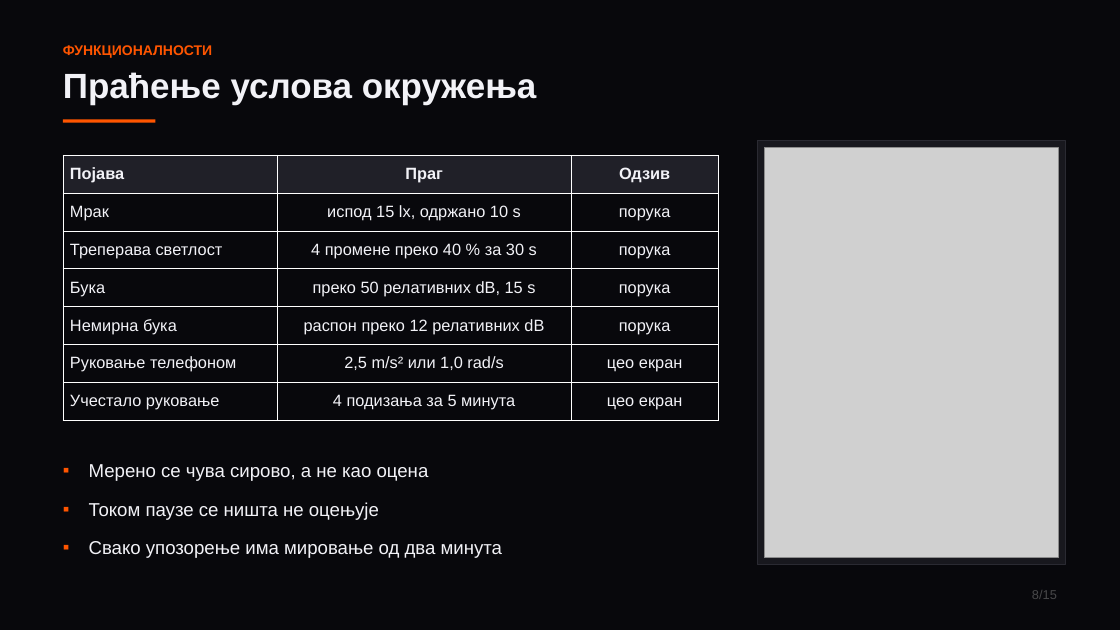
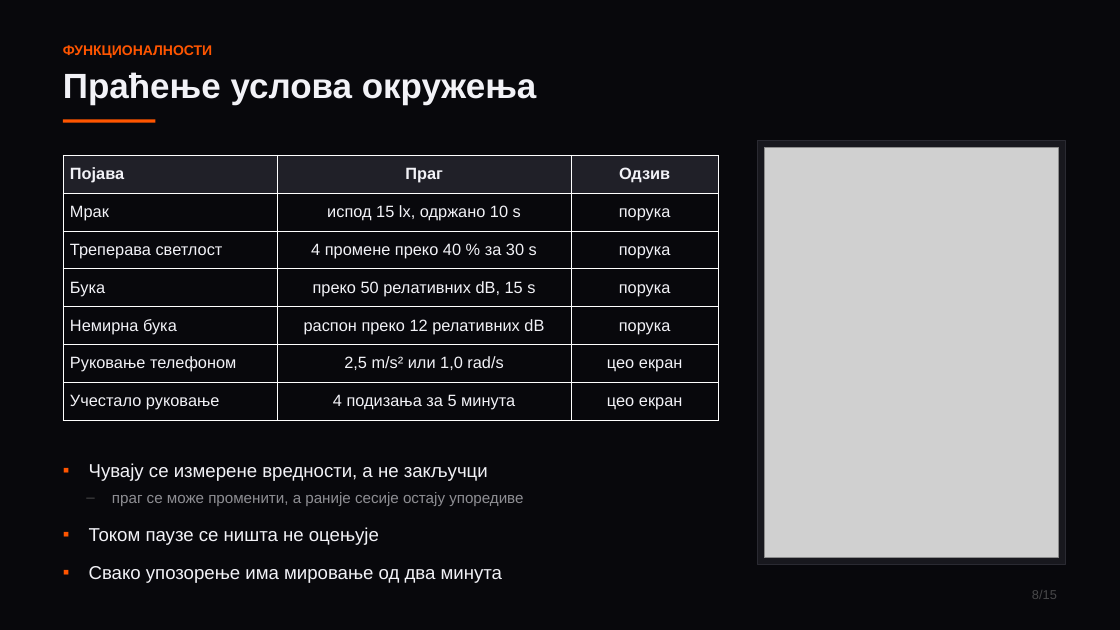
Before and after one commit to grabad1/pmu, a slide deck: slide 8 of rad/FocusGuard-prezentacija.pptx. Drawn at 1120x630 pixels with LibreOffice and Linux fonts; fonts in the diff are those of the drawing; grey boxes stand for pictures. Boxes give left, top, right and bottom in pixels: in the first picture for what was removed or moved away, otherwise in the second. Text is boxed around its words. In the diff, an @@ line names an element or a change of style, - is before the commit and + after.

```diff
--- a/rad/FocusGuard-prezentacija.pptx
+++ b/rad/FocusGuard-prezentacija.pptx
@@ text at (x1=89, y1=463, x2=523, y2=506): text changed; size 16 to 13 pt; text colour #F2F2F7 to #8E8E93 @@
-▪ Мерено се чува сирово, а не као оцена
+▪ Чувају се измерене вредности, а не закључци
+– праг се може променити, а раније сесије остају упоредиве
```
Also in this commit, not shown: 6 other slides changed, 2 slides added, 2 slides removed, 3 other files.
